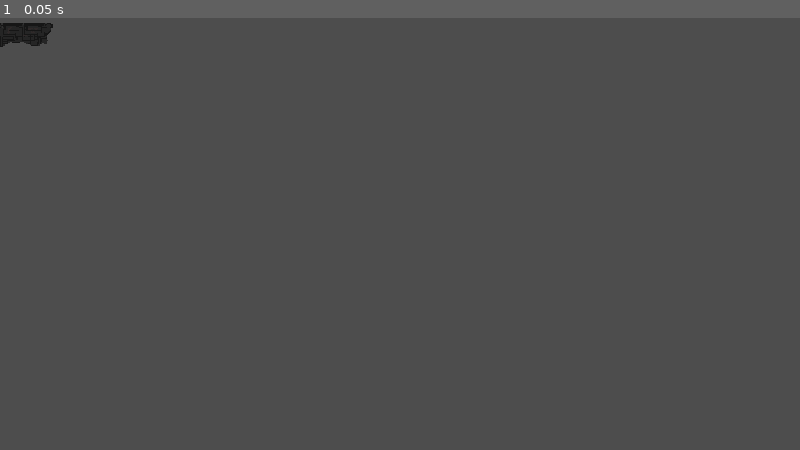
Above: before the commit, frame 1.
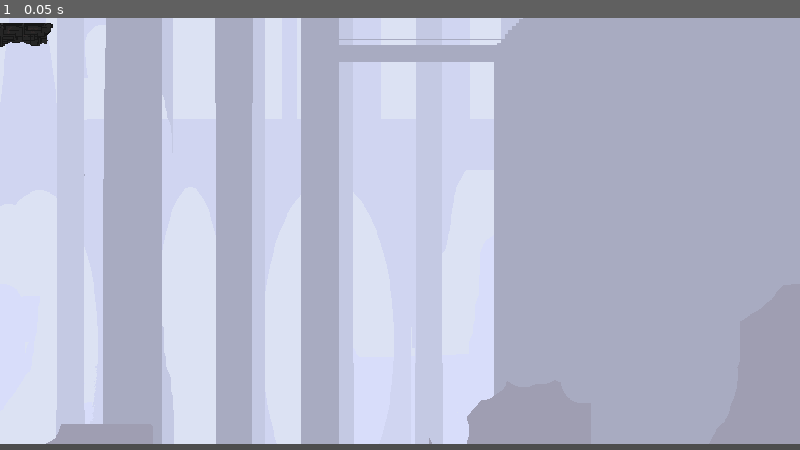
Above: after the commit, the same moment.

Repository: ajpolintan/GMTK_GameJam
Game: Godot game, scene res://Scenes/map3.tscn
Same seed, same stepped clock (60 frames per second), same inputs: the game is played once before the commit and once after it. This scene is started directly instead of the project's main scene.
Inputs:
- Up to frame 1 (0.05 s): no input

The runs differ from the first frame. In frame 1, 98% of the frame differs, in the area x 0-100%, y 0-99%.

Commit message:
Added  labyrinth3 png

Diff:
--- a/Scenes/map3.tscn
+++ b/Scenes/map3.tscn
@@ -2,8 +2,8 @@
 
 [ext_resource type="Script" path="res://Scripts/map_2.gd" id="1_ny1fj"]
 [ext_resource type="PackedScene" uid="uid://dd3dq6fyy7a64" path="res://Assets/sprites/Tilesets/woodmap.tscn" id="2_8yjs5"]
-[ext_resource type="PackedScene" path="res://Assets/sprites/Tilesets/labyrinth.tscn" id="3_6h66a"]
-[ext_resource type="Texture2D" uid="uid://bneamnkeg54l6" path="res://Art/labyrinth2.png" id="4_l0ha8"]
+[ext_resource type="PackedScene" uid="uid://d1rcwpnrutgie" path="res://Assets/sprites/Tilesets/labyrinth.tscn" id="3_6h66a"]
+[ext_resource type="Texture2D" uid="uid://cgmiy3ytteka" path="res://Art/labyrinth3.png" id="4_8yibe"]
 [ext_resource type="PackedScene" uid="uid://dem5fj41bow0v" path="res://Scenes/chest.tscn" id="5_mdwbo"]
 [ext_resource type="PackedScene" uid="uid://bju0npedgs80n" path="res://Scenes/killzone.tscn" id="6_aojhl"]
 [ext_resource type="PackedScene" uid="uid://dm4l7dxxxfvfv" path="res://Scenes/platform.tscn" id="7_yd7g3"]
@@ -34,10 +34,10 @@
 motion_mirroring = Vector2(1701, 0)
 
 [node name="Sprite2D" type="Sprite2D" parent="ParallaxBackground/ParallaxLayer"]
-modulate = Color(0.817987, 0.908669, 0.948086, 1)
-position = Vector2(352.5, -285.627)
+modulate = Color(0.864091, 0.88419, 0.997222, 1)
+position = Vector2(352.5, 17)
 scale = Vector2(1.33614, 1.49671)
-texture = ExtResource("4_l0ha8")
+texture = ExtResource("4_8yibe")
 
 [node name="chest" parent="." instance=ExtResource("5_mdwbo")]
 position = Vector2(770, -467)
Binary file added: Art/labyrinth3.png
Not shown, added: Art/labyrinth3.png.import
